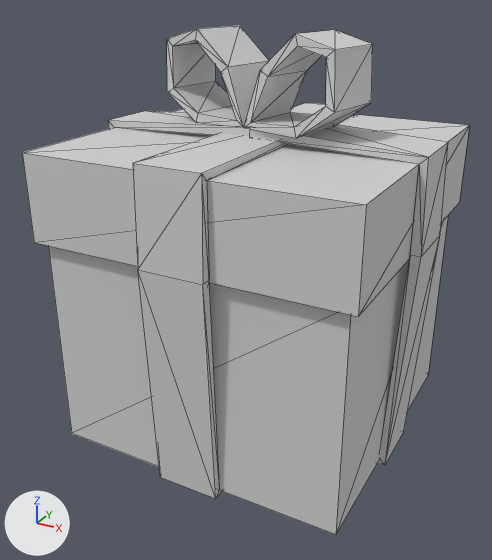
A saved change to the glTF model assets/models/storage/Giftbox_03.glb.
Before and after are seen from a camera (50 mm lens) standing at (0.301, -0.586, 0.29) and looking at (-0.009, -0.022, 0.009). Arrows for +X, +Y and +Z are at lower left; the lights stay in place. The first picture is the older version. Mesh edges are drawn as thin lines. Where no turn or scale is listed for an object, it has been applied to the vertices.

In view in the first picture: 'Giftbox_3_mesh'.
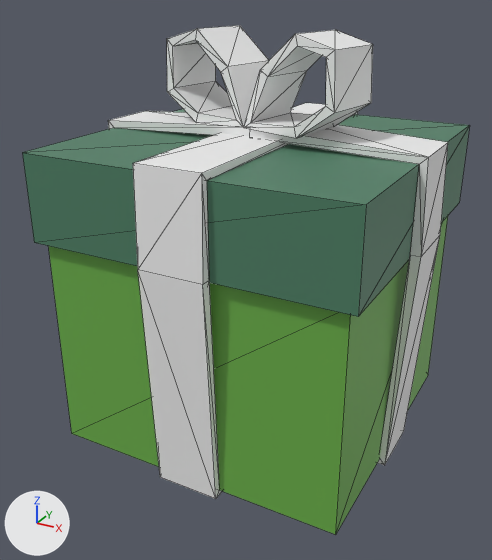
Where the newer file only moved an object's origin or applied its transform, the numbers keep the older frame.

Boxes [x1, y1, x2, y2] around the edits, measured in the pictures (492 x 560 px):
'Giftbox_3_mesh', surface changed
    both: [22, 25, 469, 535]

Diff of the bpy script that builds the scene:
```diff
--- a/assets/models/storage/Giftbox_03.glb.py
+++ b/assets/models/storage/Giftbox_03.glb.py
@@ img_palette_green @@
+img_palette_green = load_image('Palette_Green', '_unpacked/Palette_Green', 12, 12, 'sRGB')
@@ mat_storage_diffuse @@
 mat_storage_diffuse = principled_material('Storage_DIffuse')
-mat_storage_diffuse.base_color = (0.64, 0.64, 0.64)  # light grey #d1d1d1
-mat_storage_diffuse.roughness = 0.888
+mat_storage_diffuse.texture = img_palette_green
```
